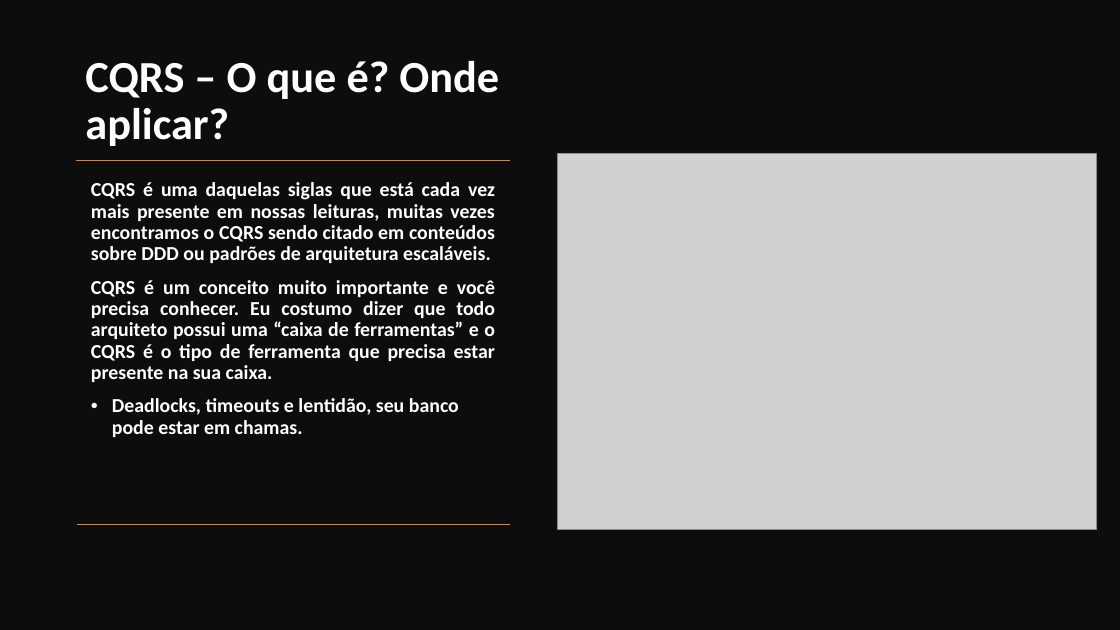
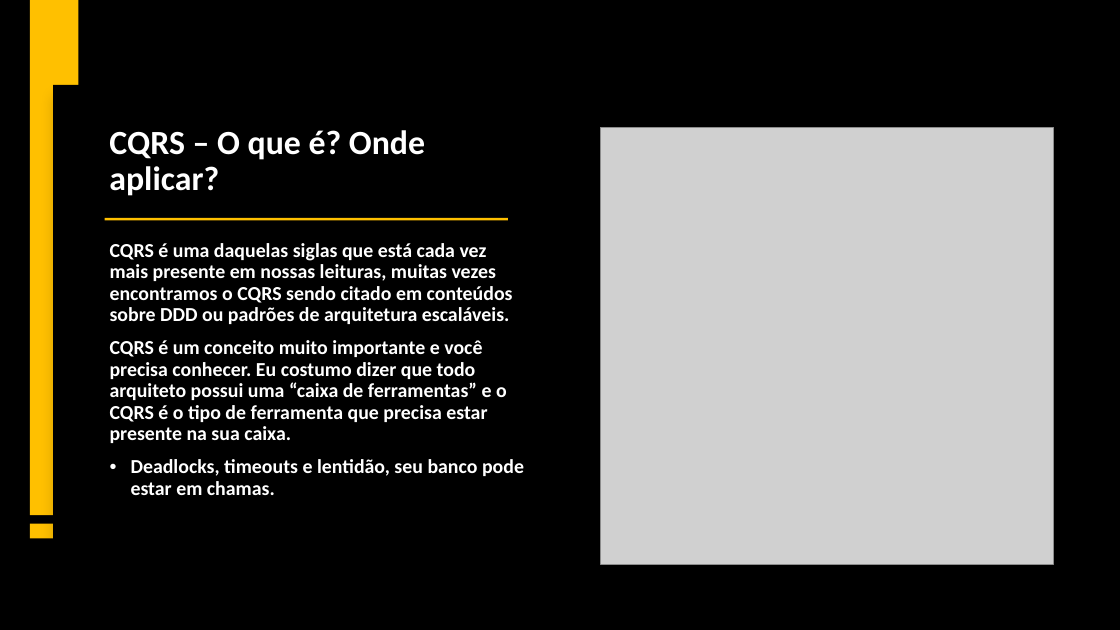
Before and after one commit to ogvieira100/mongo_db_poc, a slide deck: slide 5 of apresentacao-mongodb.pptx (slide 4 before the commit). Drawn at 1120x630 pixels with LibreOffice and Linux fonts; fonts in the diff are those of the drawing; grey boxes stand for pictures. Boxes give left, top, right and bottom in pixels: in the first picture for what was removed or moved away, otherwise in the second. Text is boxed around its words. In the diff, an @@ line names an element or a change of style, - is before the commit and + after.

```diff
--- a/apresentacao-mongodb.pptx
+++ b/apresentacao-mongodb.pptx
@@ background #FFFFFF to #000000 @@
@@ rectangle added at (30,0,79,515), fill #FFC000 @@
@@ rectangle: place and size @@
-rectangle at (0,0,1120,630)
+rectangle at (53,85,1074,586)
@@ rectangle at (53,85,1074,586): fill #0D0D0D to #000000; shadow on @@
@@ title "CQRS – O que é? ...": place and size @@
-title "CQRS – O que é? ..." at (85,61,499,146)
+title "CQRS – O que é? ..." at (109,130,425,196)
@@ title "CQRS – O que é? ..." at (109,130,425,196): size 38 to 29 pt @@
@@ picture: place and size @@
-picture at (558,154,1096,529)
+picture at (601,127,1054,564)
@@ line removed from (510, 160) to (76, 160) @@
@@ text "CQRS é uma daquelas siglas ...": place and size @@
-text "CQRS é uma daquelas siglas ..." at (91,182,495,437)
+text "CQRS é uma daquelas siglas ..." at (110,243,524,495)
@@ text "CQRS é uma daquelas siglas ..." at (110,243,524,495): vertical alignment top to middle @@
@@ rectangle added at (105,218,508,220), fill #FFC000 @@
@@ text at (110,243,513,443): alignment justified to left @@
@@ rectangle added at (30,523,79,538), fill #FFC000 @@
@@ line removed from (510, 524) to (76, 524) @@
```
Also in this commit, not shown: 6 other slides changed, 1 slide added, 5 other files.
